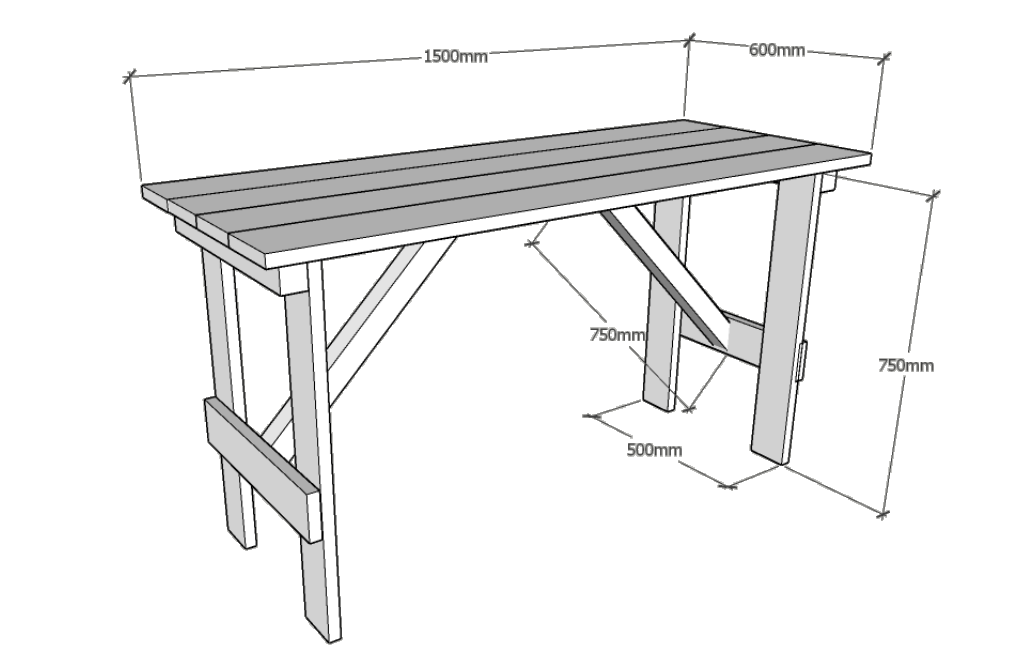
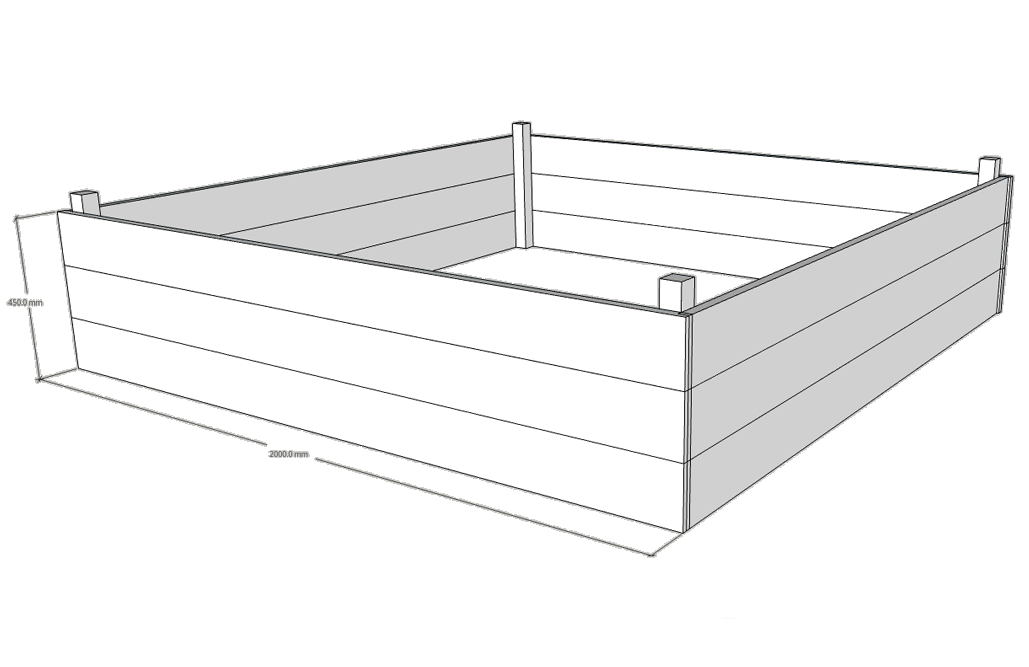
Layers edited between the first and the second 1029 x 667 image:
added layer "Слой 7" above "Слой 6" over [6, 120, 1015, 619]
hid "Слой 2" over [122, 32, 941, 645]
